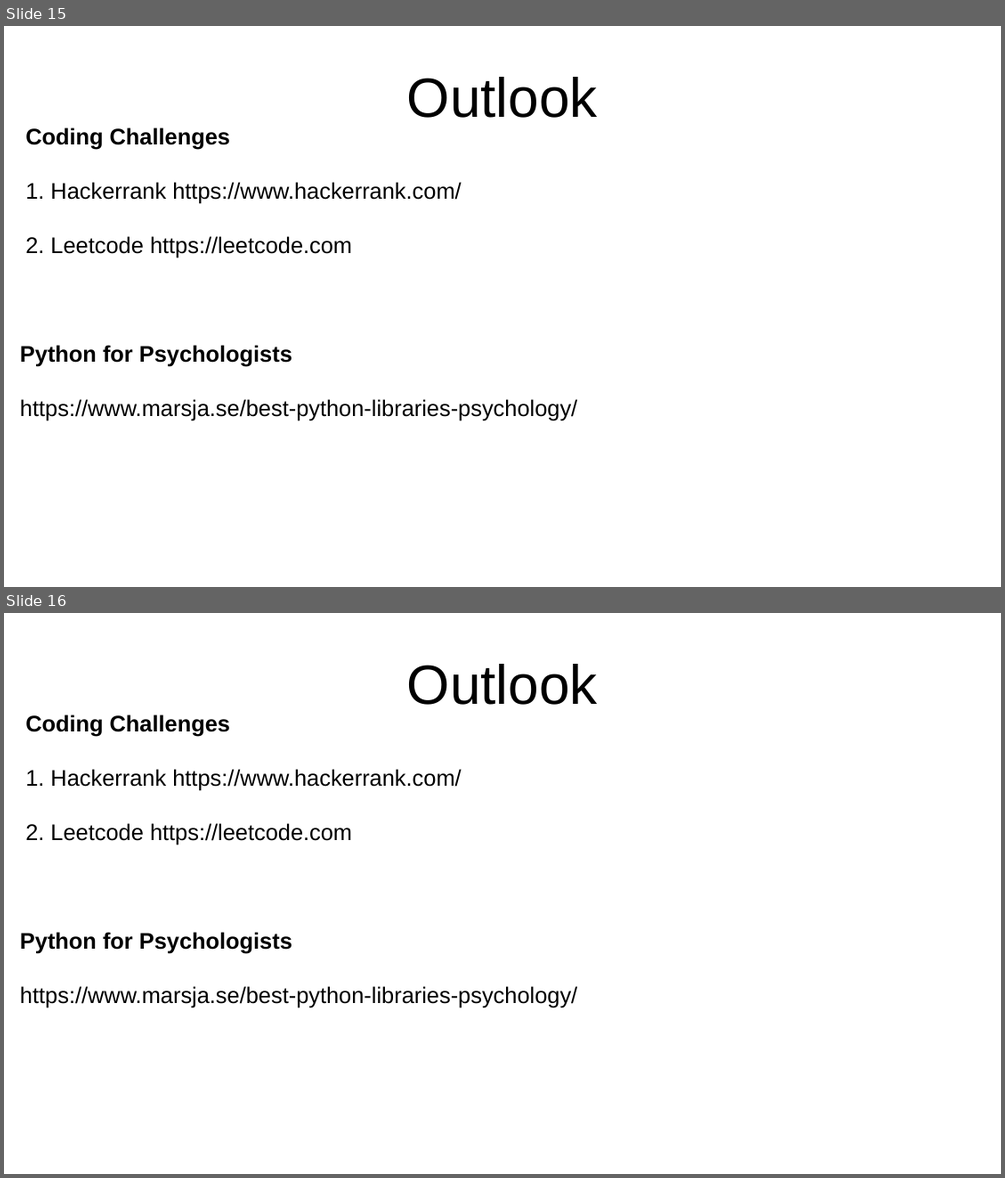
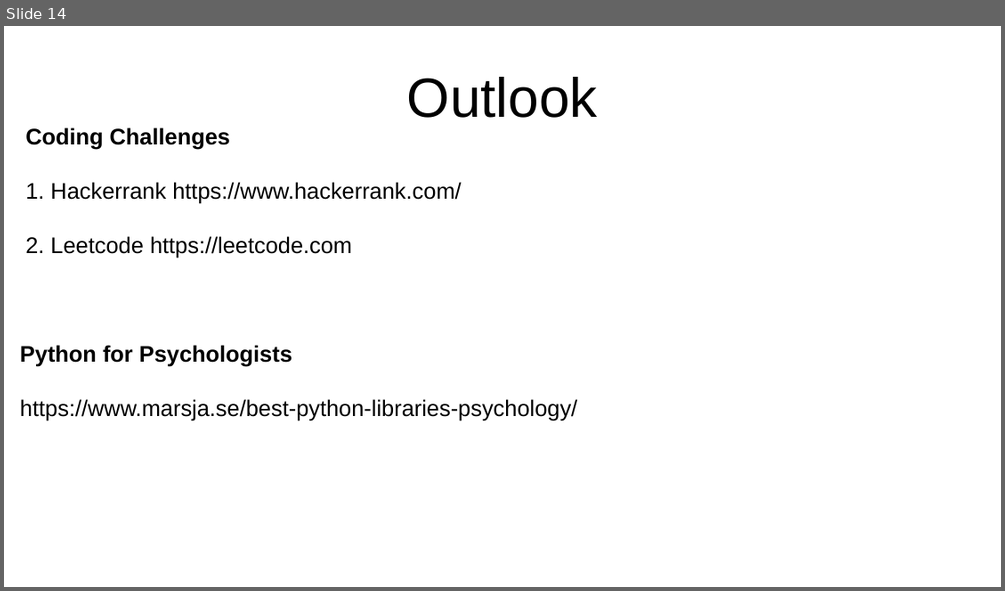
Before and after one commit to TimoFlesch/intro2python, a slide deck: slides.odp. Shown one above the other, each under a label of ours: slides 15 and 16 before the commit, slide 14 after it. The pictures are 1005x1178 and 1005x591 pixels, drawn with LibreOffice and Linux fonts; fonts in the diff are those of the drawing. Boxes give left, top, right and bottom in pixels: in the first picture for what was removed or moved away, otherwise in the second. Text is boxed around its words. In the diff, an @@ line names an element or a change of style, - is before the commit and + after.

```diff
--- a/slides.odp
+++ b/slides.odp
@@ slide 16 removed at bbox=[4, 613, 1001, 1174], background #FFFFFF @@
@@ title removed at bbox=[407, 664, 598, 705] @@
-Outlook
@@ text removed at bbox=[25, 714, 461, 844] @@
-Coding Challenges
-1. Hackerrank https://www.hackerrank.com/
-2. Leetcode https://leetcode.com
@@ text removed at bbox=[20, 932, 577, 1008] @@
-Python for Psychologists
-https://www.marsja.se/best-python-libraries-psychology/
@@ what was slide 15 is now slide 14 @@
```
Also in this commit, not shown: 1 other slide removed, 14 other files.
